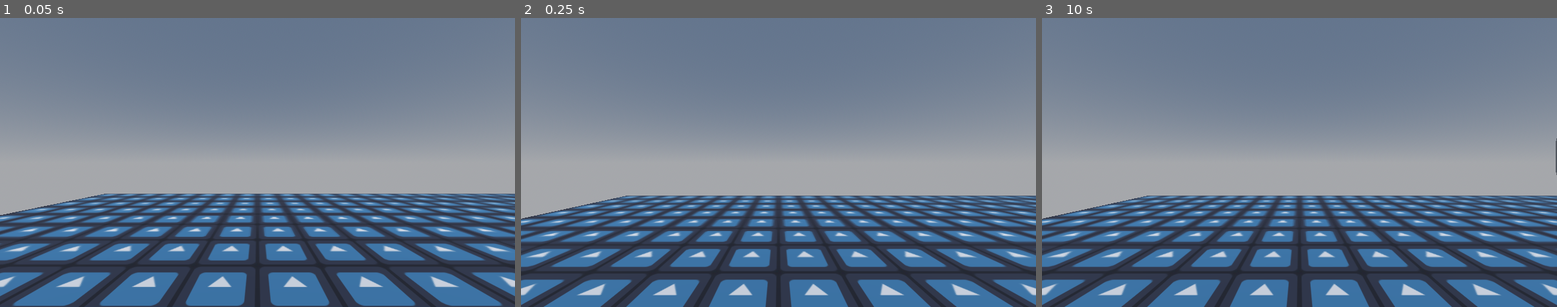
Above: before the commit, frames 1-3 (left to right).
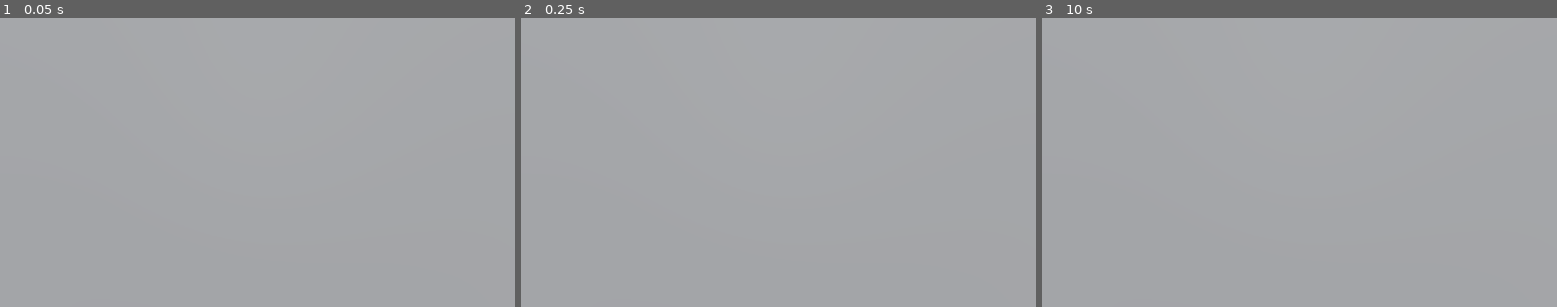
Above: after the commit, the same moments.

Repository: Z0RAS/VR_Game_GODOT
Game: Godot game, scene res://main.tscn
Same seed, same stepped clock (60 frames per second), same inputs: the game is played once before the commit and once after it. The engine's default icon, where the game draws it, is replaced by a stand-in: a white triangle on a blue panel in a dark square.
Inputs (mouse positions are in pixels of both pictures, inside the frame that each line leads up to):
- Up to frame 1 (0.05 s): no input
- Up to frame 2 (0.25 s): no input
- Up to frame 3 (10 s): tap Enter (ui_accept) at 0.5, 0.77, 1.07, 1.25, 2, 2.75, 3.5, 3.77, 4.07, 4.25, 6.77, 7.07, 9.77 s; move the mouse to (1412, 148) at 0.52 s; hold Right (ui_right) 0.53-1.25 s; click (1412, 148) at 0.67 s; drag from (1196, 176) to (1273, 220) at 1.27 s; move the mouse to (1351, 98) at 2.02 s; hold Right (ui_right) 2.03-2.75 s; drag from (1273, 220) to (1145, 119) at 2.77 s; move the mouse to (1454, 205) at 3.52 s; hold Left (ui_left) 3.53-4.25 s; drag from (1145, 119) to (1222, 90) at 4.27 s; move the mouse to (1325, 162) at 5.02 s; hold Down (ui_down) 5.03-5.75 s; click (1325, 162) at 5.17 s; drag from (1222, 90) to (1196, 176) at 5.77 s; move the mouse to (1412, 148) at 6.52 s; hold Up (ui_up) 6.53-7.25 s; drag from (1196, 176) to (1273, 220) at 7.27 s; move the mouse to (1351, 98) at 8.02 s; hold Down (ui_down) 8.03-8.75 s; drag from (1273, 220) to (1145, 119) at 8.77 s; move the mouse to (1454, 205) at 9.52 s; hold Up (ui_up) from 9.53 s (still down); click (1454, 205) at 9.67 s

The runs differ from the first frame. In frame 1, 79% of the frame differs, in the area x 0-100%, y 0-100%; in frame 2, 79%; in frame 3, 79%.

Commit message:
NPCs and kitchen
Added simple NPC movement and box form kitchen with simple items

Diff:
--- a/vr_kebab/NPC.tscn
+++ b/vr_kebab/NPC.tscn
@@ -1,16 +1,27 @@
-[gd_scene load_steps=4 format=3 uid="uid://b1no5s6ghoj73"]
+[gd_scene load_steps=6 format=3 uid="uid://b1no5s6ghoj73"]
 
 [ext_resource type="Script" uid="uid://do778djoen4nk" path="res://npc.gd" id="1_twre2"]
-
-[sub_resource type="CapsuleMesh" id="CapsuleMesh_ll5ud"]
+[ext_resource type="Texture2D" uid="uid://dlsidrkafxko7" path="res://textures/normal_Goku.png" id="2_ll5ud"]
 
 [sub_resource type="CapsuleShape3D" id="CapsuleShape3D_u1jv5"]
+
+[sub_resource type="StandardMaterial3D" id="StandardMaterial3D_u1jv5"]
+transparency = 1
+albedo_texture = ExtResource("2_ll5ud")
+uv1_scale = Vector3(3.095, 2.05, 1)
+texture_filter = 4
+texture_repeat = false
+
+[sub_resource type="BoxMesh" id="BoxMesh_tciug"]
+size = Vector3(1, 1.5, 1)
 
 [node name="Node3D" type="CharacterBody3D"]
 script = ExtResource("1_twre2")
 
-[node name="MeshInstance3D" type="MeshInstance3D" parent="."]
-mesh = SubResource("CapsuleMesh_ll5ud")
-
 [node name="CollisionShape3D" type="CollisionShape3D" parent="."]
 shape = SubResource("CapsuleShape3D_u1jv5")
+
+[node name="MeshInstance3D" type="MeshInstance3D" parent="."]
+transform = Transform3D(1, 0, 0, 0, 1, 0, 0, 0, 1, 0, -0.3, 0)
+material_override = SubResource("StandardMaterial3D_u1jv5")
+mesh = SubResource("BoxMesh_tciug")
--- a/vr_kebab/main.tscn
+++ b/vr_kebab/main.tscn
@@ -37,14 +37,25 @@
 size = Vector3(30, 0.1, 20)
 
 [sub_resource type="BoxMesh" id="BoxMesh_w48qg"]
-size = Vector3(1, 1, 2)
+size = Vector3(1, 1, 6)
 
 [sub_resource type="BoxShape3D" id="BoxShape3D_vivmo"]
-size = Vector3(1, 1, 1.9985962)
+size = Vector3(1, 1, 6)
 
 [sub_resource type="BoxMesh" id="BoxMesh_dg77c"]
 size = Vector3(1, 0.1, 2)
 
+[sub_resource type="BoxShape3D" id="BoxShape3D_w48qg"]
+size = Vector3(8, 6, 1)
+
+[sub_resource type="BoxMesh" id="BoxMesh_vivmo"]
+resource_local_to_scene = true
+size = Vector3(8, 6, 1)
+
+[sub_resource type="BoxMesh" id="BoxMesh_2cqfq"]
+resource_local_to_scene = true
+size = Vector3(8, 5, 1)
+
 [node name="Main" type="Node3D"]
 script = ExtResource("1_1bvp3")
 
@@ -55,6 +66,7 @@
 
 [node name="LeftHand" type="XRController3D" parent="XROrigin3D"]
 transform = Transform3D(1, 0, 0, 0, 1, 0, 0, 0, 1, -0.5, 1, -0.5)
+visible = false
 tracker = &"left_hand"
 
 [node name="LeftHand" parent="XROrigin3D/LeftHand" instance=ExtResource("2_lquwl")]
@@ -100,7 +112,7 @@
 mesh = SubResource("BoxMesh_5vw27")
 
 [node name="Table" type="MeshInstance3D" parent="."]
-transform = Transform3D(1, 0, 0, 0, 1, 0, 0, 0, 1, 4, 0.5, 0)
+transform = Transform3D(1, 0, 0, 0, 1, 0, 0, 0, 1, 4, 0.5, 1.7)
 material_override = ExtResource("10_dg77c")
 mesh = SubResource("BoxMesh_w48qg")
 metadata/_edit_group_ = true
@@ -119,7 +131,7 @@
 spawn_zone = NodePath("../ItemSpawnZone")
 
 [node name="ItemSpawnZone" type="MeshInstance3D" parent="."]
-transform = Transform3D(1, 0, 0, 0, 1, 0, 0, 0, 1, 4, 1.2, 0)
+transform = Transform3D(1, 0, 0, 0, 1, 0, 0, 0, 1, 4, 2.2, 2)
 visible = false
 mesh = SubResource("BoxMesh_dg77c")
 skeleton = NodePath("")
@@ -139,3 +151,51 @@
 
 [node name="FormationStart" type="Marker3D" parent="."]
 transform = Transform3D(1, 0, 0, 0, 1, 0, 0, 0, 1, 19, 2, 6)
+
+[node name="Kitchen" type="Node3D" parent="."]
+
+[node name="LeftWall" type="StaticBody3D" parent="Kitchen"]
+transform = Transform3D(1, 0, 0, 0, 1, 0, 0, 0, 1, 0.49999994, 2, -1.8)
+
+[node name="CollisionShape3D" type="CollisionShape3D" parent="Kitchen/LeftWall"]
+shape = SubResource("BoxShape3D_w48qg")
+
+[node name="MeshInstance3D" type="MeshInstance3D" parent="Kitchen/LeftWall"]
+mesh = SubResource("BoxMesh_vivmo")
+skeleton = NodePath("../..")
+
+[node name="RightWall" type="StaticBody3D" parent="Kitchen"]
+transform = Transform3D(1, 0, 0, 0, 1, 0, 0, 0, 1, 2.5, 2, 4.9)
+
+[node name="CollisionShape3D" type="CollisionShape3D" parent="Kitchen/RightWall"]
+transform = Transform3D(1, 0, 0, 0, 1, 0, 0, 0, 1, -2, 0, 0.3000002)
+shape = SubResource("BoxShape3D_w48qg")
+
+[node name="MeshInstance3D" type="MeshInstance3D" parent="Kitchen/RightWall"]
+transform = Transform3D(1, 0, 0, 0, 1, 0, 0, 0, 1, -2, 0, 0.3000002)
+mesh = SubResource("BoxMesh_vivmo")
+skeleton = NodePath("../..")
+
+[node name="Ceiling" type="StaticBody3D" parent="Kitchen"]
+transform = Transform3D(1, 0, 0, 0, 1, 0, 0, 0, 1, 0.4999999, 4.5, 1.7)
+
+[node name="CollisionShape3D" type="CollisionShape3D" parent="Kitchen/Ceiling"]
+transform = Transform3D(1, 0, 0, 0, -4.371139e-08, -1, 0, 1, -4.371139e-08, 0, 0, 0)
+shape = SubResource("BoxShape3D_w48qg")
+
+[node name="MeshInstance3D" type="MeshInstance3D" parent="Kitchen/Ceiling"]
+transform = Transform3D(1, 0, 0, 0, -4.371139e-08, -1, 0, 1, -4.371139e-08, 0, 0, 0)
+mesh = SubResource("BoxMesh_vivmo")
+skeleton = NodePath("../..")
+
+[node name="BackWall" type="StaticBody3D" parent="Kitchen"]
+transform = Transform3D(1, 0, 0, 0, 1, 0, 0, 0, 1, -3.5, 2, 1.7)
+
+[node name="CollisionShape3D" type="CollisionShape3D" parent="Kitchen/BackWall"]
+transform = Transform3D(-4.371139e-08, 0, 1, 0, 1, 0, -1, 0, -4.371139e-08, 0, 0, 0)
+shape = SubResource("BoxShape3D_w48qg")
+
+[node name="MeshInstance3D" type="MeshInstance3D" parent="Kitchen/BackWall"]
+transform = Transform3D(-4.371139e-08, 0, 1, 0, 1, 0, -1, 0, -4.371139e-08, 0, 0.5, 0)
+mesh = SubResource("BoxMesh_2cqfq")
+skeleton = NodePath("../..")
--- a/vr_kebab/npc.gd
+++ b/vr_kebab/npc.gd
@@ -1,6 +1,8 @@
 extends CharacterBody3D
 
 @export var walk_speed: float = 4.0
+@export var gravity: float = ProjectSettings.get_setting("physics/3d/default_gravity")
+
 
 var start_position: Vector3
 var first_target: Vector3
@@ -8,6 +10,7 @@
 
 var state: String = "moving_to_first"
 var wait_timer: float = 0.0
+var player: Node3D = null
 
 func init(start: Vector3, first: Vector3, formation: Vector3, speed: float):
 	start_position = start
@@ -17,16 +20,35 @@
 	global_transform.origin = start_position
 	state = "moving_to_first"
 
+func _ready():
+	# Try to find player in scene tree
+	if has_node("/root/Main/XROrigin3D/PlayerBody"):
+		player = get_node("/root/Main/XROrigin3D/PlayerBody")
+
 func _physics_process(delta):
+	# Apply gravity if not grounded
+	if not is_on_floor():
+		velocity.y -= gravity * delta
+	else:
+		velocity.y = 0.0  # keep stable on floor
+
+	# Face player
+	if player:
+		var npc_pos = global_transform.origin
+		var target_pos = player.global_transform.origin
+		target_pos.y = npc_pos.y
+		look_at(target_pos, Vector3.UP)
+		rotate_y(deg_to_rad(180))
+
+	# State machine (unchanged)
 	match state:
 		"moving_to_first":
 			move_to_point(first_target)
 			if horizontal_distance(global_transform.origin, first_target) < 0.05:
-				global_transform.origin.x = first_target.x
-				global_transform.origin.z = first_target.z
 				state = "waiting"
-				wait_timer = 2.0  # wait 2s
-				velocity = Vector3.ZERO
+				wait_timer = 2.0
+				velocity.x = 0
+				velocity.z = 0
 		"waiting":
 			wait_timer -= delta
 			if wait_timer <= 0:
@@ -34,20 +56,25 @@
 		"moving_to_formation":
 			move_to_point(formation_position)
 			if horizontal_distance(global_transform.origin, formation_position) < 0.05:
-				global_transform.origin.x = formation_position.x
-				global_transform.origin.z = formation_position.z
-				velocity = Vector3.ZERO
 				state = "idle"
+				velocity.x = 0
+				velocity.z = 0
 		"idle":
-			velocity = Vector3.ZERO
+			velocity.x = 0
+			velocity.z = 0
+
+	# Finally move
+	move_and_slide()
 
 func move_to_point(target: Vector3):
 	var current = global_transform.origin
 	var target_flat = Vector3(target.x, current.y, target.z)
 	var direction = target_flat - current
 	if direction.length() > 0.01:
-		velocity = direction.normalized() * walk_speed
-		move_and_slide()
+		var horizontal_velocity = direction.normalized() * walk_speed
+		velocity.x = horizontal_velocity.x
+		velocity.z = horizontal_velocity.z
+
 
 func horizontal_distance(a: Vector3, b: Vector3) -> float:
 	return Vector2(a.x, a.z).distance_to(Vector2(b.x, b.z))
Not shown: 1 places in vr_kebab/main.tscn that only renumber resources
Binary file added: vr_kebab/textures/normal_Goku.png
Not shown, added: vr_kebab/textures/normal_Goku.png.import
Not shown, changed: .gitignore
Not shown, changed: Project_Kebab.pptx
